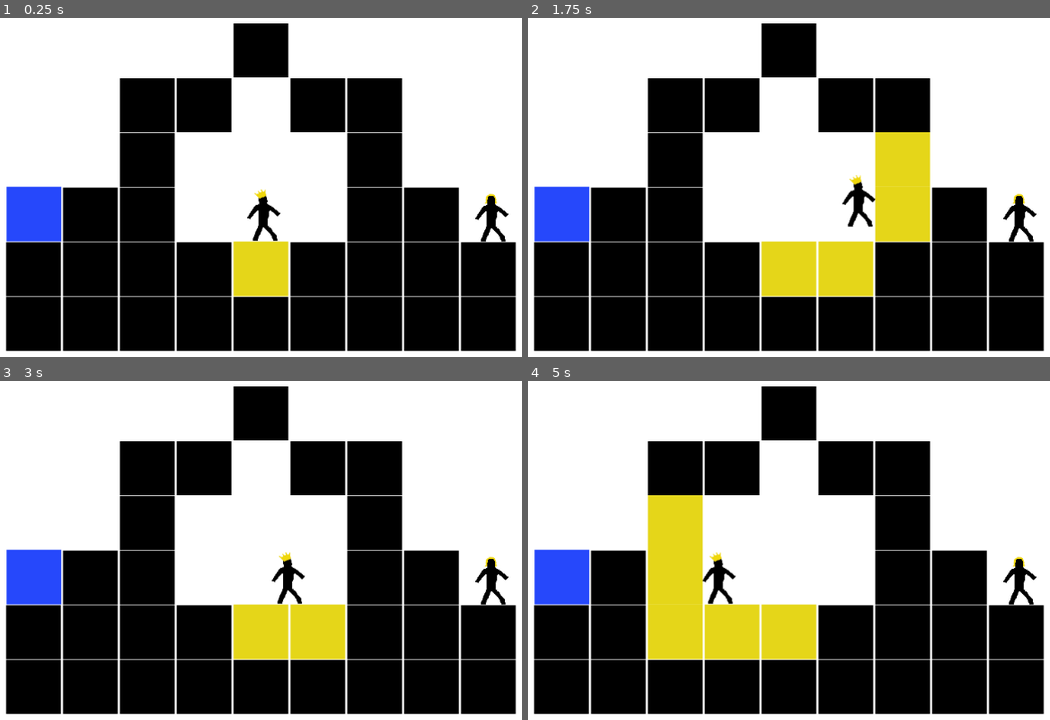
Above: before the commit, frames 1-4 (two rows, left to right).
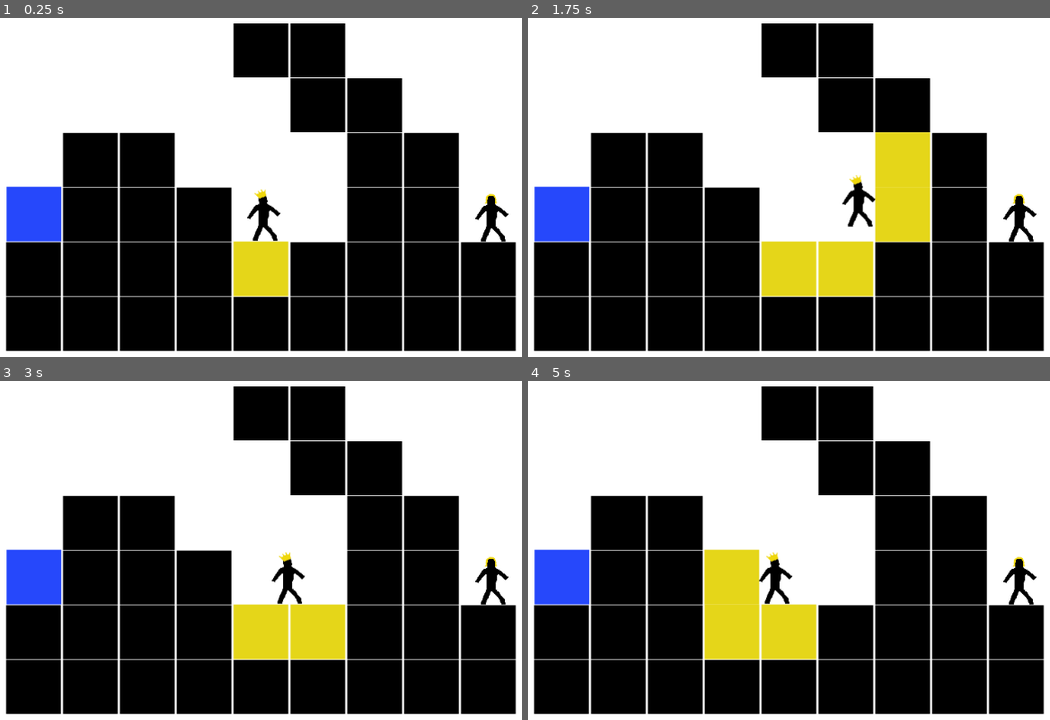
Above: after the commit, the same moments.

Repository: meburns/midas
Game: Godot game, scene res://src/levels/Level5.tscn
Two runs of this game, one before a commit and one after it. Both use one fixed random seed, a clock stepped at 60 frames per second and the inputs below. This scene is started directly instead of the project's main scene.
Inputs:
- Up to frame 1 (0.25 s): no input
- Up to frame 2 (1.75 s): tap Enter at 0.5 s; hold Right (move_right) from 0.53 s (still down); tap R (refresh) at 0.6, 1.35 s; tap Space (jump) at 0.77, 1.52 s
- Up to frame 3 (3 s): release Right (move_right) at 2.03 s; hold A (move_left) 2.03-2.78 s; tap R (refresh) at 2.1, 2.85 s; hold Right (move_right) from 2.78 s (still down)
- Up to frame 4 (5 s): tap Space (jump) at 3.02, 3.77, 4.52 s; tap R (refresh) at 3.6, 4.35 s; release Right (move_right) at 4.28 s; hold A (move_left) from 4.28 s (still down)

The runs differ from the first frame. In frame 1, 10% of the frame differs, in the area x 11-88%, y 1-67%; in frame 2, 10%; in frame 3, 10%; in frame 4, 16%, in the area x 11-88%, y 1-83%.

Commit message:
Restructure level 5 layout

Diff:
--- a/src/levels/Level5.tscn
+++ b/src/levels/Level5.tscn
@@ -104,17 +104,23 @@
 [node name="Block20" parent="." instance=ExtResource( 4 )]
 position = Vector2( 427, 133 )
 
+[node name="Block31" parent="." instance=ExtResource( 4 )]
+position = Vector2( 265, 289 )
+
 [node name="Block21" parent="." instance=ExtResource( 4 )]
+position = Vector2( 427, 55 )
+
+[node name="Block22" parent="." instance=ExtResource( 4 )]
+position = Vector2( 184, 211 )
+
+[node name="Block30" parent="." instance=ExtResource( 4 )]
+position = Vector2( 589, 211 )
+
+[node name="Block23" parent="." instance=ExtResource( 4 )]
 position = Vector2( 346, 55 )
 
-[node name="Block22" parent="." instance=ExtResource( 4 )]
-position = Vector2( 265, 133 )
-
-[node name="Block23" parent="." instance=ExtResource( 4 )]
-position = Vector2( 184, 133 )
-
 [node name="Block24" parent="." instance=ExtResource( 4 )]
-position = Vector2( 184, 211 )
+position = Vector2( 103, 211 )
 
 [node name="Block25" parent="." instance=ExtResource( 4 )]
 position = Vector2( 103, 367 )
